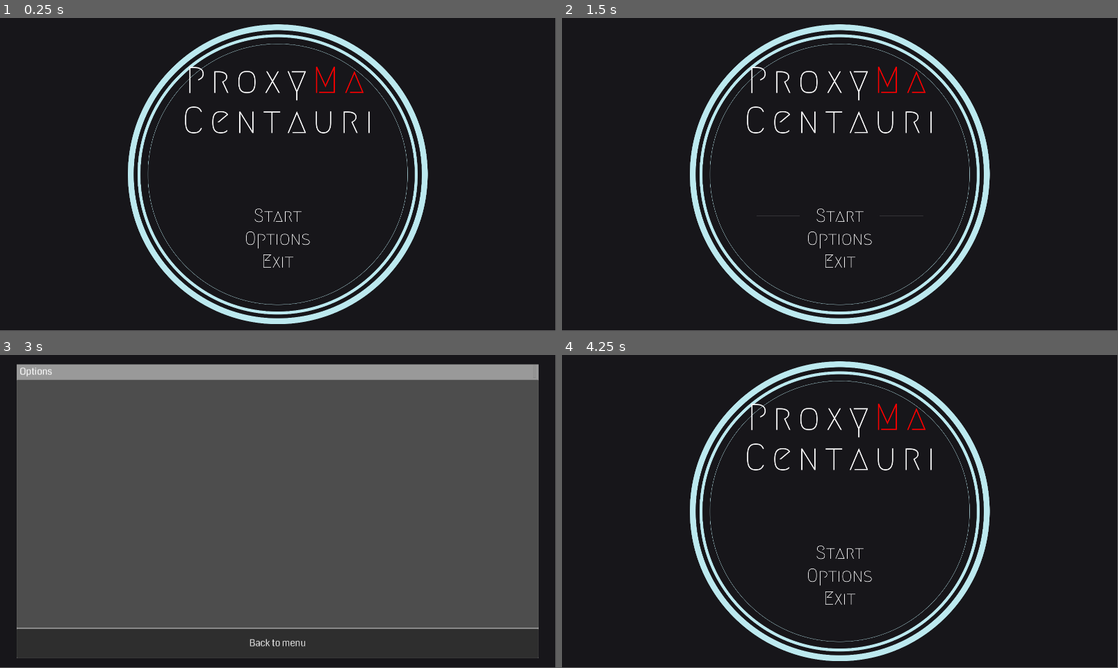
Above: before the commit, frames 1-4 (two rows, left to right).
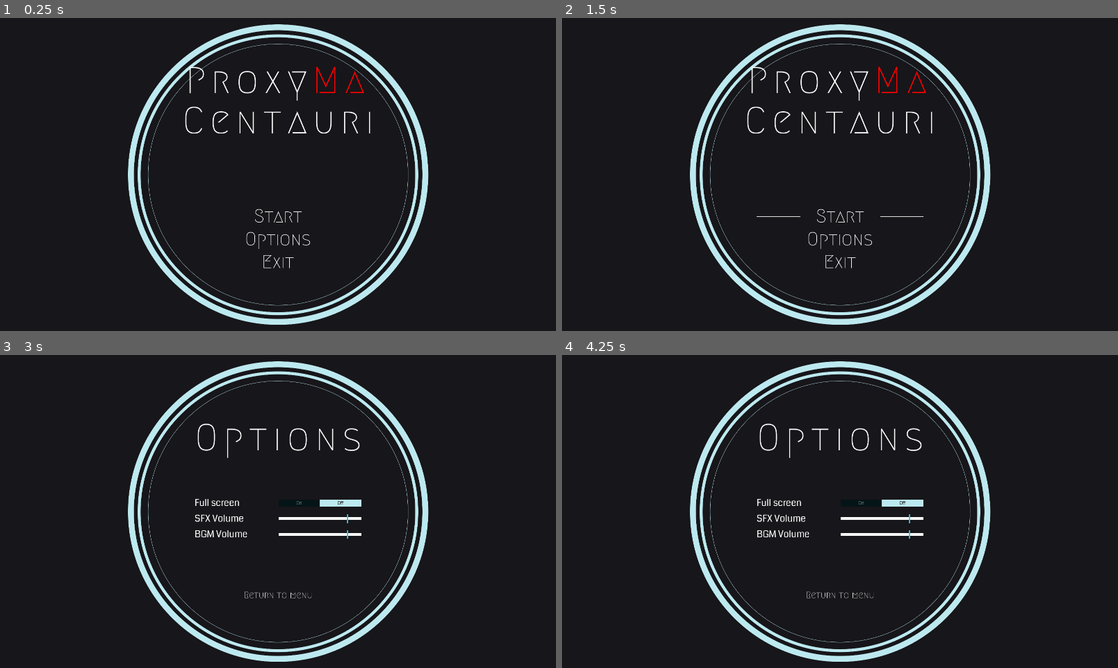
Above: after the commit, the same moments.

Repository: Gromnax/ProxyMaCentauri
Game: Godot game, scene res://Game.tscn
Two runs of this game, one before a commit and one after it. Both use one fixed random seed, a clock stepped at 60 frames per second and the inputs below.
Inputs (mouse positions are in pixels of both pictures, inside the frame that each line leads up to):
- Up to frame 1 (0.25 s): no input
- Up to frame 2 (1.5 s): click (840, 215) at 0.5 s; click (840, 215) at 1.25 s
- Up to frame 3 (3 s): click (278, 552) at 2 s; click (278, 577) at 2.75 s
- Up to frame 4 (4.25 s): click (840, 642) at 3.5 s, where only the run before the commit has a clickable "Back to menu"
In our replay, the window is 799x449 before the commit and 800x450 after it. These sizes can differ from the game's own. Grey fills any space a smaller window leaves; there, only what the larger window draws over its background counts as a difference.

The runs differ from the first frame. In frame 1, 2.9% of the frame differs, in the area x 23-78%, y 2-98%; in frame 2, 3.0%; in frame 3, 81%, in the area x 3-97%, y 2-98%; in frame 4, 4.0%.

Commit message:
adding options menu and sound singleton

Diff:
--- /dev/null
+++ b/Data/Struct/option_struct.gd
@@ -0,0 +1,23 @@
+extends Resource
+class_name OptionsData
+
+var screen_option
+@export var bgm_volume : float = 1.0 :
+	set(new_value):
+		bgm_volume = new_value
+		if OS.get_name() not in ["Web", "HTML5"]:
+			save()
+@export var sfx_volume : float = 1.0 :
+	set(new_value):
+		sfx_volume = new_value
+		if OS.get_name() not in ["Web", "HTML5"]:
+			save()
+
+@export var full_screen : bool = false :
+	set(new_value):
+		full_screen = new_value
+		if OS.get_name() not in ["Web", "HTML5"]:
+			save()
+
+func save() -> void :
+	ResourceSaver.save(self, "res://Data/options_data.tres")
--- /dev/null
+++ b/Data/options_data.tres
@@ -0,0 +1,6 @@
+[gd_resource type="Resource" script_class="OptionsData" format=3]
+
+[ext_resource type="Script" path="res://Data/Struct/option_struct.gd" id="1_pgoju"]
+
+[resource]
+script = ExtResource("1_pgoju")
--- a/Game.tscn
+++ b/Game.tscn
@@ -1,8 +1,14 @@
 [gd_scene format=3 uid="uid://d0bxvctw13g7k"]
 
 [ext_resource type="Script" uid="uid://m1yscqcequto" path="res://game.gd" id="1_wbfu4"]
+[ext_resource type="AudioStream" uid="uid://cho2vxy7p6nqp" path="res://Assets/Bgm/Ambiance.mp3" id="2_xkndl"]
 
 [node name="Game" type="Node" unique_id=1173884406]
 script = ExtResource("1_wbfu4")
 
 [node name="Level" type="Node" parent="." unique_id=426285111]
+
+[node name="AudioStreamBGM" type="AudioStreamPlayer" parent="." unique_id=1023057722 groups=["bgm"]]
+stream = ExtResource("2_xkndl")
+autoplay = true
+parameters/looping = true
--- a/Menus/MainMenu/main_menu.gd
+++ b/Menus/MainMenu/main_menu.gd
@@ -1,18 +1,5 @@
 extends Control
 
-
-# Called when the node enters the scene tree for the first time.
-func _ready() -> void:
-	pass # Replace with function body.
-
-
-# Called every frame. 'delta' is the elapsed time since the previous frame.
-func _process(delta: float) -> void:
-	pass
-
-
-func _on_button_start_pressed() -> void:
-	pass # Replace with function body.
 
 
 func _on_button_options_pressed() -> void:
@@ -20,4 +7,7 @@
 
 
 func _on_button_exit_pressed() -> void:
-	get_tree().quit()
+	if OS.get_name() in ["Web", "HTML5"]:
+		JavaScriptBridge.eval("window.close()")
+	else:
+		get_tree().quit()
--- /dev/null
+++ b/Menus/OptionMenu/h_box_toogle.gd
@@ -0,0 +1,23 @@
+extends HBoxContainer
+
+@export var toogle : bool = false
+
+func _ready() -> void:
+	update_button()
+
+func _on_button_on_pressed() -> void:
+	toogle = true
+	$ButtonOff.set_pressed(false)
+	update_button()
+	DisplayServer.window_set_mode(DisplayServer.WINDOW_MODE_FULLSCREEN)
+
+func _on_button_off_pressed() -> void:
+	toogle = false
+	$ButtonOn.set_pressed(false)
+	update_button()
+	DisplayServer.window_set_mode(DisplayServer.WINDOW_MODE_WINDOWED)
+
+func update_button() -> void:
+	$ButtonOn.disabled = toogle
+	$ButtonOff.disabled = !toogle
+	PreloadBus.resources["options"].full_screen = toogle
--- a/Menus/OptionMenu/option_menu.gd
+++ b/Menus/OptionMenu/option_menu.gd
@@ -3,13 +3,19 @@
 
 # Called when the node enters the scene tree for the first time.
 func _ready() -> void:
-	pass # Replace with function body.
+	$HBoxBody/HBoxSFX/Control/HScrollBarSFX.value = PreloadBus.resources["options"].sfx_volume
+	$HBoxBody/HBoxBGM/Control/HScrollBarBGM.value = PreloadBus.resources["options"].bgm_volume
 
 
-# Called every frame. 'delta' is the elapsed time since the previous frame.
-func _process(delta: float) -> void:
-	pass
+func _on_button_back_pressed() -> void:
+	PreloadBus.change_level("main_menu")
 
 
-func _on_button_menu_pressed() -> void:
-	PreloadBus.change_level("main_menu")
+func _on_h_scroll_bar_bgm_value_changed(value) -> void:
+	PreloadBus.resources["options"].bgm_volume = value
+	AudioBus.update_bgm_volume(value)
+
+
+func _on_h_scroll_bar_sfx_value_changed(value) -> void:
+	PreloadBus.resources["options"].sfx_volume = value
+	AudioBus.update_sfx_volume(value)
--- a/Menus/OptionMenu/option_menu.tscn
+++ b/Menus/OptionMenu/option_menu.tscn
@@ -3,18 +3,50 @@
 [ext_resource type="FontFile" uid="uid://ctdjdyra4wp1q" path="res://Assets/UI/Font/Coda/Coda-Regular.ttf" id="1_2j4fr"]
 [ext_resource type="Script" uid="uid://bbd4iwe1se4ps" path="res://Menus/OptionMenu/option_menu.gd" id="1_i7mvv"]
 [ext_resource type="FontFile" uid="uid://b8y2018w1qshj" path="res://Assets/UI/Font/Coda/Coda-ExtraBold.ttf" id="2_i7mvv"]
+[ext_resource type="Texture2D" uid="uid://dnp41s027t85g" path="res://Assets/UI/Circles.png" id="2_l1c55"]
+[ext_resource type="FontFile" uid="uid://cciy2qi5sx6yy" path="res://Assets/UI/Font/Megrim/Megrim-Regular.ttf" id="3_f0s6s"]
+[ext_resource type="Script" uid="uid://bc8enj4bkout1" path="res://Menus/MainMenu/button_menu.gd" id="4_r73as"]
+[ext_resource type="Script" uid="uid://cjy0dm0b5x7gw" path="res://Menus/OptionMenu/h_box_toogle.gd" id="7_5g8k6"]
 
 [sub_resource type="StyleBoxFlat" id="StyleBoxFlat_l1c55"]
 bg_color = Color(0.09019608, 0.08627451, 0.101960786, 1)
 
-[sub_resource type="StyleBoxFlat" id="StyleBoxFlat_f0s6s"]
+[sub_resource type="FontVariation" id="FontVariation_5g8k6"]
+base_font = ExtResource("3_f0s6s")
+spacing_glyph = 20
+
+[sub_resource type="StyleBoxEmpty" id="StyleBoxEmpty_333eg"]
+
+[sub_resource type="StyleBoxEmpty" id="StyleBoxEmpty_31yhm"]
+
+[sub_resource type="StyleBoxEmpty" id="StyleBoxEmpty_7u7no"]
+
+[sub_resource type="StyleBoxEmpty" id="StyleBoxEmpty_0xbrk"]
+
+[sub_resource type="StyleBoxEmpty" id="StyleBoxEmpty_smt35"]
+
+[sub_resource type="StyleBoxFlat" id="StyleBoxFlat_24phc"]
+bg_color = Color(1, 1, 1, 1)
+
+[sub_resource type="StyleBoxFlat" id="StyleBoxFlat_333eg"]
+bg_color = Color(0.020221364, 0.08232207, 0.09061047, 1)
+
+[sub_resource type="StyleBoxFlat" id="StyleBoxFlat_7u7no"]
+bg_color = Color(0.7372549, 0.9137255, 0.9372549, 1)
+
+[sub_resource type="StyleBoxFlat" id="StyleBoxFlat_31yhm"]
+bg_color = Color(0.38039216, 0.75686276, 0.83137256, 1)
 
 [sub_resource type="StyleBoxFlat" id="StyleBoxFlat_r73as"]
-content_margin_left = 10.0
-content_margin_top = 2.0
-content_margin_right = 10.0
-content_margin_bottom = 2.0
-draw_center = false
+bg_color = Color(1, 1, 1, 1)
+
+[sub_resource type="StyleBoxFlat" id="StyleBoxFlat_5g8k6"]
+bg_color = Color(0.21960784, 0.75686276, 0.83137256, 1)
+border_color = Color(0.21960784, 0.75686276, 0.83137256, 1)
+expand_margin_left = 2.0
+expand_margin_top = 10.0
+expand_margin_right = 2.0
+expand_margin_bottom = 10.0
 
 [node name="OptionMenu" type="Control" unique_id=533213800]
 layout_mode = 3
@@ -35,45 +67,252 @@
 mouse_filter = 2
 theme_override_styles/panel = SubResource("StyleBoxFlat_l1c55")
 
-[node name="PanelContainerMain" type="PanelContainer" parent="." unique_id=732218560]
-layout_mode = 1
-anchors_preset = -1
-anchor_left = 0.03
-anchor_top = 0.03
-anchor_right = 0.97
-anchor_bottom = 0.97
-grow_horizontal = 2
-grow_vertical = 2
-theme_override_styles/panel = SubResource("StyleBoxFlat_f0s6s")
-
-[node name="VBoxContainer" type="VBoxContainer" parent="PanelContainerMain" unique_id=1307494962]
-layout_mode = 2
-
-[node name="PanelContainerHeader" type="PanelContainer" parent="PanelContainerMain/VBoxContainer" unique_id=1887109572]
+[node name="TextureRectCircles" type="TextureRect" parent="." unique_id=1368574608]
+layout_mode = 1
+anchors_preset = -1
+anchor_left = 0.5
+anchor_top = 0.02
+anchor_right = 0.5
+anchor_bottom = 0.98
+offset_left = -518.4
+offset_right = 518.4
+grow_horizontal = 2
+grow_vertical = 2
+mouse_filter = 2
+texture = ExtResource("2_l1c55")
+expand_mode = 3
+
+[node name="LabelTitle" type="RichTextLabel" parent="." unique_id=2089498999]
+layout_mode = 1
+anchors_preset = -1
+anchor_left = 0.3
+anchor_top = 0.13
+anchor_right = 0.7
+anchor_bottom = 0.4
+offset_left = -0.5
+offset_right = 0.5
+grow_horizontal = 2
+grow_vertical = 2
+mouse_filter = 2
+theme_override_fonts/normal_font = SubResource("FontVariation_5g8k6")
+theme_override_font_sizes/normal_font_size = 128
+bbcode_enabled = true
+text = "Options"
+horizontal_alignment = 1
+vertical_alignment = 1
+
+[node name="VBoxFooter" type="VBoxContainer" parent="." unique_id=1135090913]
+layout_mode = 1
+anchors_preset = -1
+anchor_left = 0.35
+anchor_top = 0.75
+anchor_right = 0.65
+anchor_bottom = 0.8
+offset_left = -0.5
+offset_right = 0.5
+grow_horizontal = 2
+grow_vertical = 2
+mouse_filter = 2
+
+[node name="ButtonBack" type="Button" parent="VBoxFooter" unique_id=609408742]
+custom_minimum_size = Vector2(0, 40)
+layout_mode = 2
+theme_override_styles/normal = SubResource("StyleBoxEmpty_333eg")
+theme_override_styles/pressed = SubResource("StyleBoxEmpty_31yhm")
+theme_override_styles/hover = SubResource("StyleBoxEmpty_7u7no")
+theme_override_styles/disabled = SubResource("StyleBoxEmpty_0xbrk")
+theme_override_styles/focus = SubResource("StyleBoxEmpty_smt35")
+script = ExtResource("4_r73as")
+
+[node name="HBoxContainer" type="HBoxContainer" parent="VBoxFooter/ButtonBack" unique_id=554194016]
+layout_mode = 1
+anchors_preset = 15
+anchor_right = 1.0
+anchor_bottom = 1.0
+grow_horizontal = 2
+grow_vertical = 2
+mouse_filter = 2
+
+[node name="PanelSeparator" type="Panel" parent="VBoxFooter/ButtonBack/HBoxContainer" unique_id=250400142]
+custom_minimum_size = Vector2(0, 1)
+layout_mode = 2
+size_flags_vertical = 4
+mouse_filter = 2
+theme_override_styles/panel = SubResource("StyleBoxFlat_24phc")
+
+[node name="LabelStart" type="RichTextLabel" parent="VBoxFooter/ButtonBack/HBoxContainer" unique_id=1328270316]
+layout_mode = 2
+size_flags_horizontal = 3
+mouse_filter = 2
+theme_override_fonts/normal_font = ExtResource("3_f0s6s")
+theme_override_fonts/bold_font = ExtResource("3_f0s6s")
+theme_override_fonts/bold_italics_font = ExtResource("3_f0s6s")
+theme_override_fonts/italics_font = ExtResource("3_f0s6s")
+theme_override_fonts/mono_font = ExtResource("3_f0s6s")
+theme_override_font_sizes/normal_font_size = 32
+theme_override_font_sizes/bold_font_size = 32
+theme_override_font_sizes/bold_italics_font_size = 32
+theme_override_font_sizes/italics_font_size = 32
+theme_override_font_sizes/mono_font_size = 32
+text = "Return to menu"
+horizontal_alignment = 1
+
+[node name="PanelSeparator2" type="Panel" parent="VBoxFooter/ButtonBack/HBoxContainer" unique_id=1158913149]
+custom_minimum_size = Vector2(0, 1)
+layout_mode = 2
+size_flags_vertical = 4
+mouse_filter = 2
+theme_override_styles/panel = SubResource("StyleBoxFlat_24phc")
+
+[node name="HBoxBody" type="VBoxContainer" parent="." unique_id=1990791150]
+layout_mode = 1
+anchors_preset = -1
+anchor_left = 0.35
+anchor_top = 0.45
+anchor_right = 0.65
+anchor_bottom = 0.7
+grow_horizontal = 2
+grow_vertical = 2
+
+[node name="HBoxScreen" type="HBoxContainer" parent="HBoxBody" unique_id=1319682729]
 custom_minimum_size = Vector2(0, 50)
 layout_mode = 2
-theme_override_styles/panel = SubResource("StyleBoxFlat_r73as")
-
-[node name="LabelTitle" type="RichTextLabel" parent="PanelContainerMain/VBoxContainer/PanelContainerHeader" unique_id=951882701]
-layout_mode = 2
+
+[node name="LabelScreen" type="RichTextLabel" parent="HBoxBody/HBoxScreen" unique_id=1444044873]
+layout_mode = 2
+size_flags_horizontal = 3
 theme_override_fonts/normal_font = ExtResource("1_2j4fr")
 theme_override_fonts/bold_font = ExtResource("2_i7mvv")
 theme_override_font_sizes/normal_font_size = 32
 theme_override_font_sizes/bold_font_size = 32
-text = "Options"
-
-[node name="PanelContainerBody" type="PanelContainer" parent="PanelContainerMain/VBoxContainer" unique_id=1184060467]
-layout_mode = 2
-size_flags_vertical = 3
-
-[node name="PanelContainerFooter" type="PanelContainer" parent="PanelContainerMain/VBoxContainer" unique_id=1574257062]
-custom_minimum_size = Vector2(0, 100)
-layout_mode = 2
-
-[node name="ButtonMenu" type="Button" parent="PanelContainerMain/VBoxContainer/PanelContainerFooter" unique_id=1353395209]
-layout_mode = 2
+text = "Full screen"
+vertical_alignment = 1
+
+[node name="Control" type="Control" parent="HBoxBody/HBoxScreen" unique_id=390977421]
+layout_mode = 2
+size_flags_horizontal = 3
+
+[node name="HBoxToogle" type="HBoxContainer" parent="HBoxBody/HBoxScreen/Control" unique_id=1407504015]
+custom_minimum_size = Vector2(0, 20)
+layout_mode = 1
+anchors_preset = 14
+anchor_top = 0.5
+anchor_right = 1.0
+anchor_bottom = 0.5
+grow_horizontal = 2
+grow_vertical = 2
+theme_override_constants/separation = 0
+script = ExtResource("7_5g8k6")
+
+[node name="ButtonOn" type="Button" parent="HBoxBody/HBoxScreen/Control/HBoxToogle" unique_id=290846027]
+layout_mode = 2
+size_flags_horizontal = 3
+theme_override_colors/font_color = Color(1, 1, 1, 0.4117647)
+theme_override_colors/font_pressed_color = Color(0, 0, 0, 1)
+theme_override_colors/font_hover_color = Color(0, 0, 0, 1)
+theme_override_colors/font_disabled_color = Color(0, 0, 0, 1)
 theme_override_fonts/font = ExtResource("1_2j4fr")
-theme_override_font_sizes/font_size = 32
-text = "Back to menu"
-
-[connection signal="pressed" from="PanelContainerMain/VBoxContainer/PanelContainerFooter/ButtonMenu" to="." method="_on_button_menu_pressed"]
+theme_override_styles/normal = SubResource("StyleBoxFlat_333eg")
+theme_override_styles/pressed = SubResource("StyleBoxFlat_7u7no")
+theme_override_styles/hover = SubResource("StyleBoxFlat_31yhm")
+theme_override_styles/disabled = SubResource("StyleBoxFlat_7u7no")
+theme_override_styles/focus = SubResource("StyleBoxFlat_31yhm")
+toggle_mode = true
+text = "On"
+
+[node name="ButtonOff" type="Button" parent="HBoxBody/HBoxScreen/Control/HBoxToogle" unique_id=1339470668]
+layout_mode = 2
+size_flags_horizontal = 3
+theme_override_colors/font_color = Color(1, 1, 1, 0.4117647)
+theme_override_colors/font_pressed_color = Color(0, 0, 0, 1)
+theme_override_colors/font_hover_color = Color(0, 0, 0, 1)
+theme_override_colors/font_disabled_color = Color(0, 0, 0, 1)
+theme_override_fonts/font = ExtResource("1_2j4fr")
+theme_override_styles/normal = SubResource("StyleBoxFlat_333eg")
+theme_override_styles/pressed = SubResource("StyleBoxFlat_7u7no")
+theme_override_styles/hover = SubResource("StyleBoxFlat_31yhm")
+theme_override_styles/disabled = SubResource("StyleBoxFlat_7u7no")
+theme_override_styles/focus = SubResource("StyleBoxFlat_31yhm")
+toggle_mode = true
+text = "Off"
+
+[node name="HBoxSFX" type="HBoxContainer" parent="HBoxBody" unique_id=390737114]
+custom_minimum_size = Vector2(0, 50)
+layout_mode = 2
+
+[node name="LabelSFX" type="RichTextLabel" parent="HBoxBody/HBoxSFX" unique_id=1954822075]
+layout_mode = 2
+size_flags_horizontal = 3
+theme_override_fonts/normal_font = ExtResource("1_2j4fr")
+theme_override_fonts/bold_font = ExtResource("2_i7mvv")
+theme_override_font_sizes/normal_font_size = 32
+theme_override_font_sizes/bold_font_size = 32
+text = "SFX Volume"
+vertical_alignment = 1
+
+[node name="Control" type="Control" parent="HBoxBody/HBoxSFX" unique_id=2051613710]
+layout_mode = 2
+size_flags_horizontal = 3
+
+[node name="HScrollBarSFX" type="HScrollBar" parent="HBoxBody/HBoxSFX/Control" unique_id=11606255]
+layout_mode = 1
+anchors_preset = -1
+anchor_top = 0.5
+anchor_right = 1.0
+anchor_bottom = 0.5
+offset_top = -5.0
+offset_bottom = 5.0
+grow_horizontal = 2
+grow_vertical = 2
+theme_override_styles/scroll = SubResource("StyleBoxFlat_r73as")
+theme_override_styles/scroll_focus = SubResource("StyleBoxFlat_5g8k6")
+theme_override_styles/grabber = SubResource("StyleBoxFlat_5g8k6")
+theme_override_styles/grabber_highlight = SubResource("StyleBoxFlat_5g8k6")
+theme_override_styles/grabber_pressed = SubResource("StyleBoxFlat_5g8k6")
+max_value = 1.2
+step = 0.1
+custom_step = 0.1
+
+[node name="HBoxBGM" type="HBoxContainer" parent="HBoxBody" unique_id=1319622023]
+custom_minimum_size = Vector2(0, 50)
+layout_mode = 2
+
+[node name="LabelBGM" type="RichTextLabel" parent="HBoxBody/HBoxBGM" unique_id=1281284538]
+layout_mode = 2
+size_flags_horizontal = 3
+theme_override_fonts/normal_font = ExtResource("1_2j4fr")
+theme_override_fonts/bold_font = ExtResource("2_i7mvv")
+theme_override_font_sizes/normal_font_size = 32
+theme_override_font_sizes/bold_font_size = 32
+text = "BGM Volume"
+vertical_alignment = 1
+
+[node name="Control" type="Control" parent="HBoxBody/HBoxBGM" unique_id=1386443761]
+layout_mode = 2
+size_flags_horizontal = 3
+
+[node name="HScrollBarBGM" type="HScrollBar" parent="HBoxBody/HBoxBGM/Control" unique_id=800656899]
+layout_mode = 1
+anchors_preset = -1
+anchor_top = 0.5
+anchor_right = 1.0
+anchor_bottom = 0.5
+offset_top = -5.0
+offset_bottom = 5.0
+grow_horizontal = 2
+grow_vertical = 2
+theme_override_styles/scroll = SubResource("StyleBoxFlat_r73as")
+theme_override_styles/scroll_focus = SubResource("StyleBoxFlat_r73as")
+theme_override_styles/grabber = SubResource("StyleBoxFlat_5g8k6")
+theme_override_styles/grabber_highlight = SubResource("StyleBoxFlat_5g8k6")
+theme_override_styles/grabber_pressed = SubResource("StyleBoxFlat_5g8k6")
+max_value = 1.2
+step = 0.1
+value = 1.2
+custom_step = 0.1
+
+[connection signal="pressed" from="VBoxFooter/ButtonBack" to="." method="_on_button_back_pressed"]
+[connection signal="pressed" from="HBoxBody/HBoxScreen/Control/HBoxToogle/ButtonOn" to="HBoxBody/HBoxScreen/Control/HBoxToogle" method="_on_button_on_pressed"]
+[connection signal="pressed" from="HBoxBody/HBoxScreen/Control/HBoxToogle/ButtonOff" to="HBoxBody/HBoxScreen/Control/HBoxToogle" method="_on_button_off_pressed"]
+[connection signal="value_changed" from="HBoxBody/HBoxSFX/Control/HScrollBarSFX" to="." method="_on_h_scroll_bar_sfx_value_changed"]
+[connection signal="value_changed" from="HBoxBody/HBoxBGM/Control/HScrollBarBGM" to="." method="_on_h_scroll_bar_bgm_value_changed"]
--- /dev/null
+++ b/Singletons/AudioBus.gd
@@ -0,0 +1,9 @@
+extends Node
+
+func update_bgm_volume(volume: float) -> void:
+	for audioplayer in get_tree().get_nodes_in_group("bgm"):
+		audioplayer.volume_db = linear_to_db(volume)
+
+func update_sfx_volume(volume: float) -> void:
+	for audioplayer in get_tree().get_nodes_in_group("sfx"):
+		audioplayer.volume_db = linear_to_db(volume)
--- a/Singletons/PreloadBus.gd
+++ b/Singletons/PreloadBus.gd
@@ -8,7 +8,7 @@
 
 ## All resources are here. A resource is a file with .tres or .res extension
 var resources = {
-
+	"options" = preload("res://Data/options_data.tres")
 }
 
 ## All references are here. They can be accessed by root
--- a/game.gd
+++ b/game.gd
@@ -4,6 +4,8 @@
 # Called when the node enters the scene tree for the first time.
 func _ready() -> void:
 	PreloadBus.change_level("main_menu")
+	AudioBus.update_bgm_volume(PreloadBus.resources["options"].bgm_volume)
+	AudioBus.update_sfx_volume(PreloadBus.resources["options"].sfx_volume)
 
 
 # Called every frame. 'delta' is the elapsed time since the previous frame.
--- a/project.godot
+++ b/project.godot
@@ -23,15 +23,22 @@
 
 EventBus="*uid://c3asprat4mqxv"
 PreloadBus="*uid://bdlfem4nwvjn7"
+AudioBus="*uid://cooitau5y23kj"
 
 [display]
 
 window/size/viewport_width=1920
 window/size/viewport_height=1080
+window/stretch/mode="viewport"
 
 [dotnet]
 
 project/assembly_name="ProxyMaCentauri"
+
+[global_group]
+
+bgm=""
+sfx=""
 
 [physics]
 
Not shown, added: Assets/Bgm/Ambiance.mp3.import
Not shown, added: Data/Struct/option_struct.gd.uid
Not shown, added: Menus/OptionMenu/h_box_toogle.gd.uid
Not shown, added: Singletons/AudioBus.gd.uid
Not shown, added: export_presets.cfg
Not shown, added: Assets/Bgm/Ambiance.mp3
